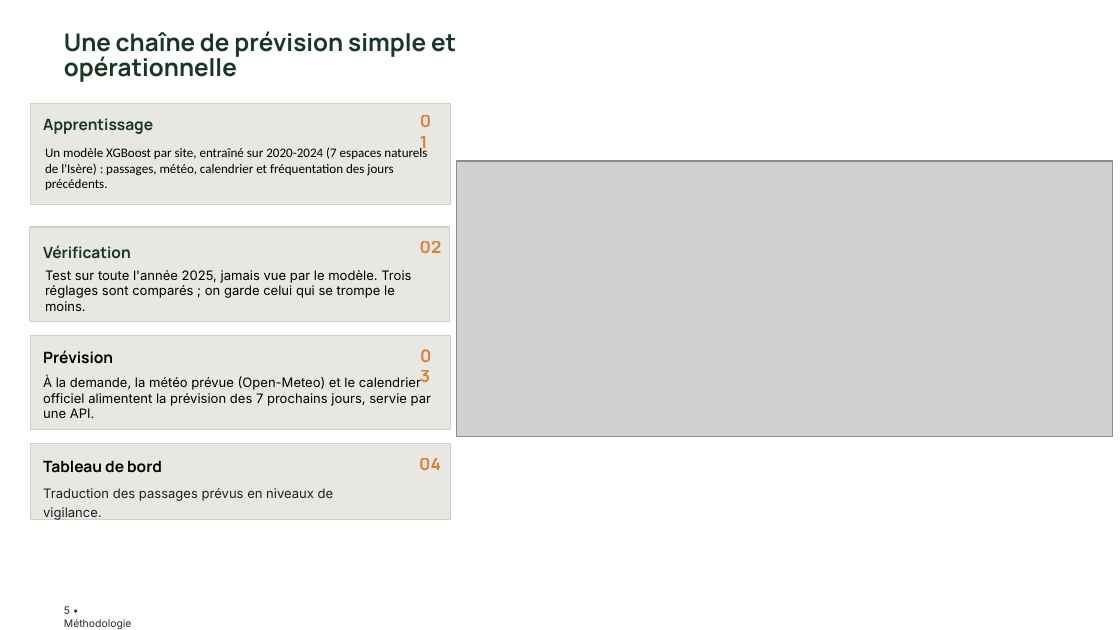
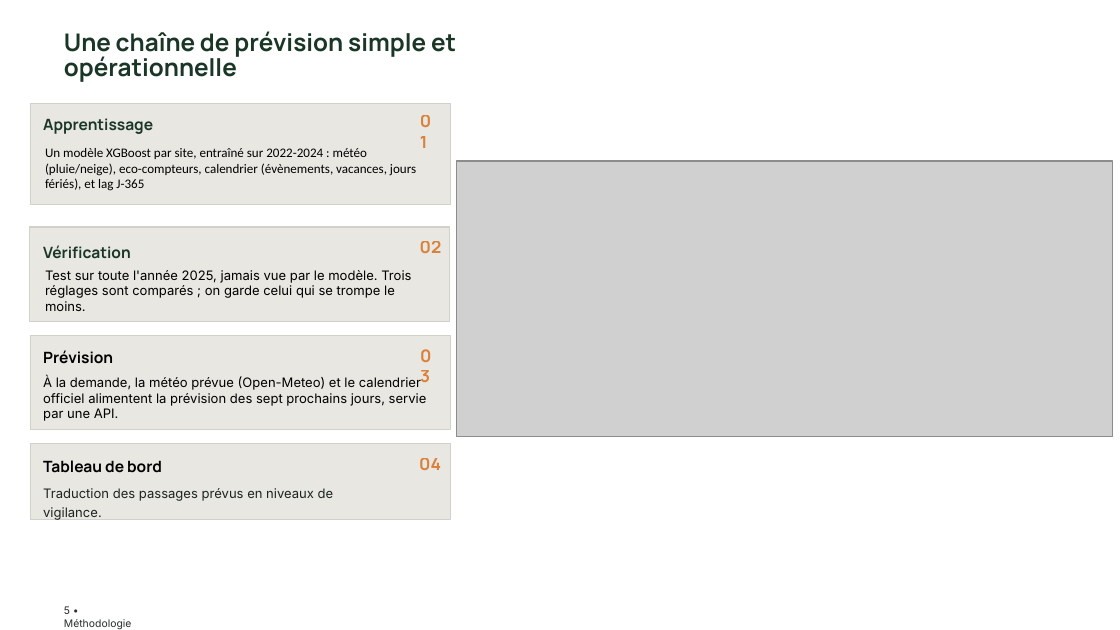
Before and after one commit to Claken/HACKATHON-DGE, a slide deck: slide 5 of livrable/Equipe 2 - Slides.pptx. Drawn at 1120x630 pixels with LibreOffice and Linux fonts; fonts in the diff are those of the drawing; grey boxes stand for pictures; background and template pictures are left out. Boxes give left, top, right and bottom in pixels: in the first picture for what was removed or moved away, otherwise in the second. Text is boxed around its words. In the diff, an @@ line names an element or a change of style, - is before the commit and + after.

```diff
--- a/livrable/Equipe 2 - Slides.pptx
+++ b/livrable/Equipe 2 - Slides.pptx
@@ text at bbox=[45, 148, 416, 191]: text changed @@
-Un modèle XGBoost par site, entraîné sur 2020-2024 (7 espaces naturels de l'Isère) : passages, météo, calendrier et fréquentation des jours précédents.
+Un modèle XGBoost par site, entraîné sur 2022-2024 : météo (pluie/neige), eco-compteurs, calendrier (évènements, vacances, jours fériés), et lag J-365
@@ text at bbox=[43, 376, 427, 421]: text changed @@
-À la demande, la météo prévue (Open-Meteo) et le calendrier officiel alimentent la prévision des 7 prochains jours, servie par une API.
+À la demande, la météo prévue (Open-Meteo) et le calendrier officiel alimentent la prévision des sept prochains jours, servie par une API.
```
Also in this commit, not shown: 2 other slides changed.
